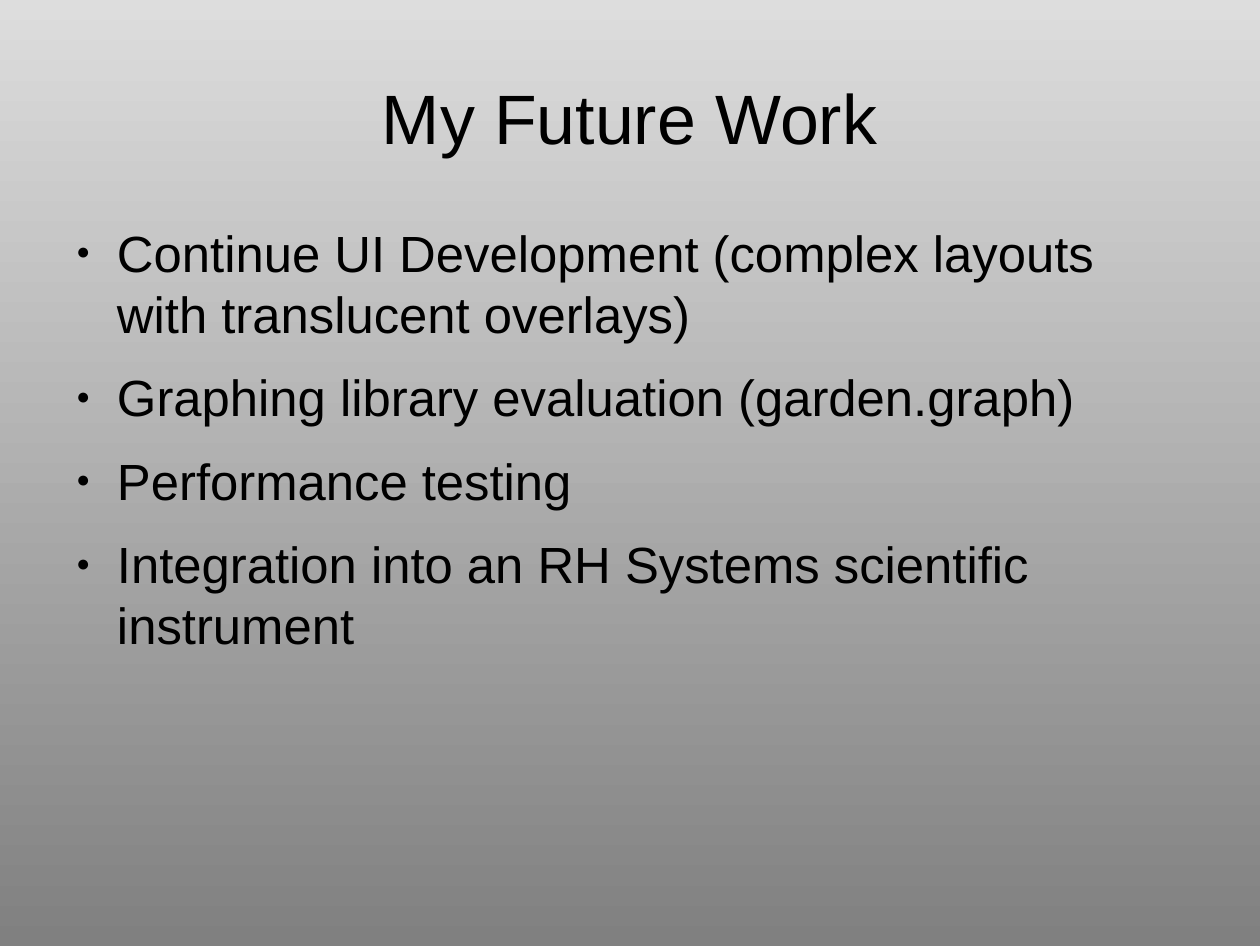
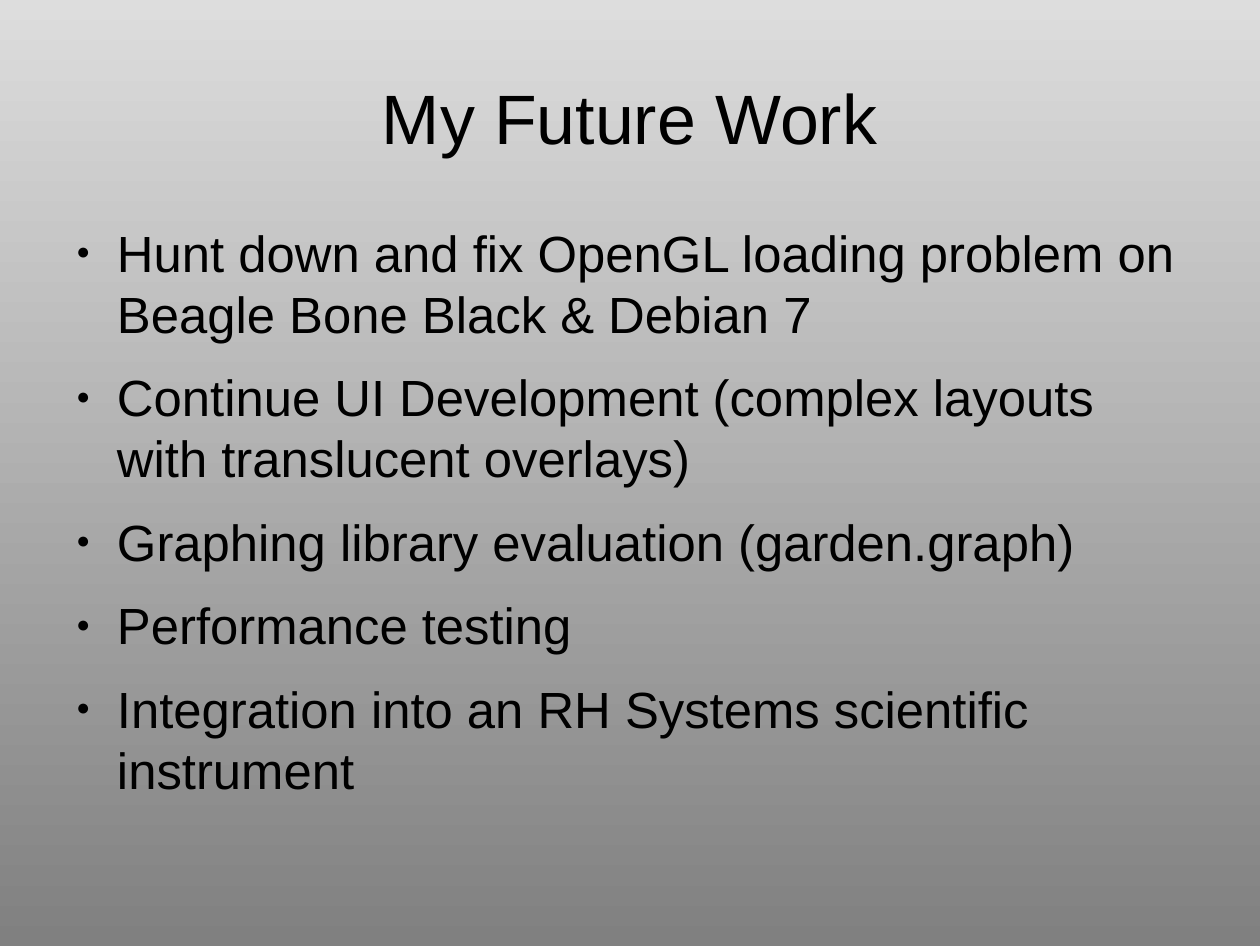
Before and after one commit to krishardy/kivy_intro_20140318, a slide deck: slide 11 of ABQ PUG Presentation 20140318.odp. Drawn at 1260x946 pixels with LibreOffice and Linux fonts; fonts in the diff are those of the drawing. Boxes give left, top, right and bottom in pixels: in the first picture for what was removed or moved away, otherwise in the second. Text is boxed around its words. In the diff, an @@ line names an element or a change of style, - is before the commit and + after.

```diff
--- a/ABQ PUG Presentation 20140318.odp
+++ b/ABQ PUG Presentation 20140318.odp
@@ text at [117,235,1175,343]: paragraph added @@
+● Hunt down and fix OpenGL loading problem on Beagle Bone Black & Debian 7
```
